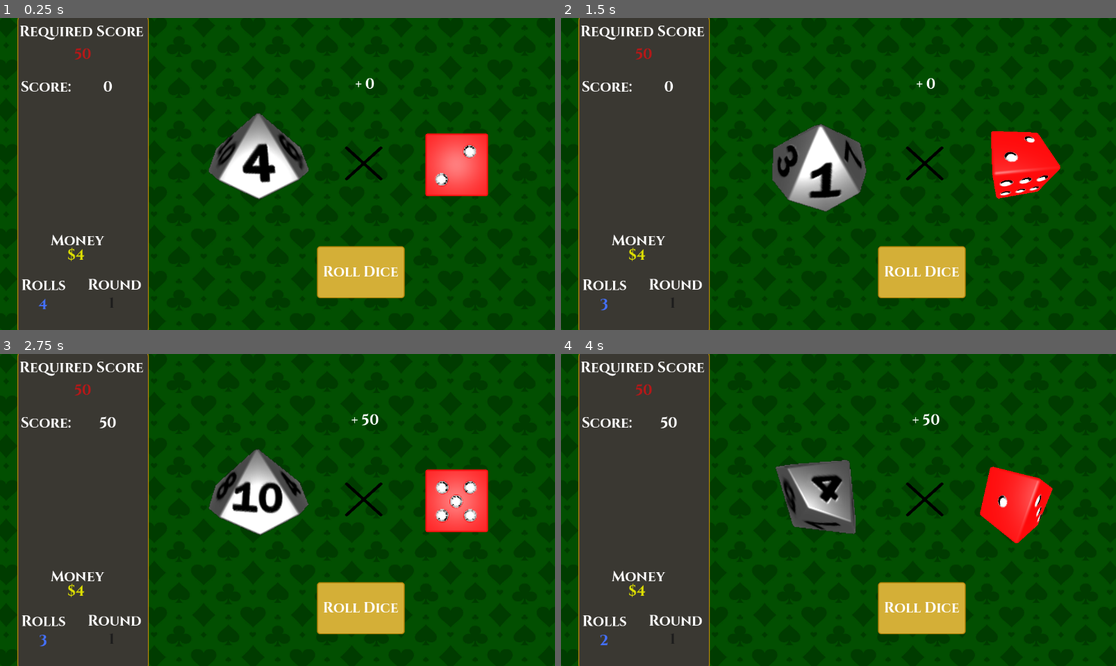
Above: before the commit, frames 1-4 (two rows, left to right).
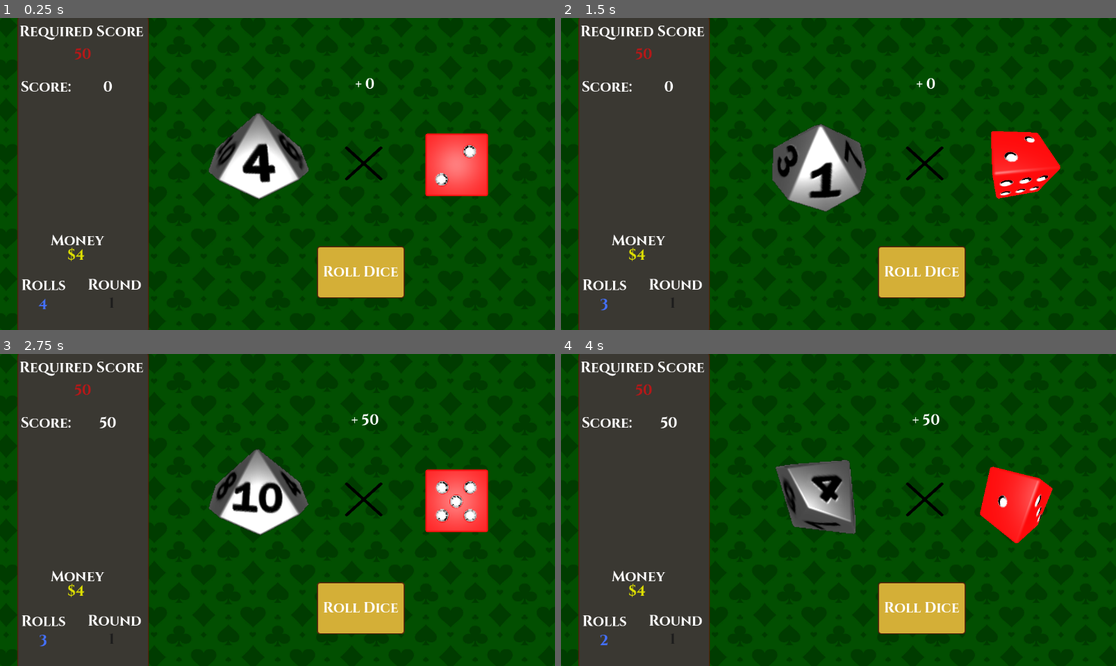
Above: after the commit, the same moments.

Repository: JacksonPearce21/Diceon
Game: Godot game, scene res://Scenes/main_game.tscn
Same seed, same stepped clock (60 frames per second), same inputs: the game is played once before the commit and once after it.
Inputs:
- Up to frame 1 (0.25 s): no input
- Up to frame 2 (1.5 s): click "Roll Dice" at 0.5 s
- Up to frame 3 (2.75 s): no input
- Up to frame 4 (4 s): click "Roll Dice" at 2.75 s

The runs differ from the first frame. In frame 1, 0.6% of the frame differs, in the area x 3-73%, y 0-100%; in frame 2, 0.6%; in frame 3, 0.6%; in frame 4, 0.6%.

Commit message:
EOR Popup layout

Diff:
--- a/Assets/Button_style_box.tres
+++ b/Assets/Button_style_box.tres
@@ -6,7 +6,7 @@
 border_width_top = 2
 border_width_right = 2
 border_width_bottom = 2
-border_color = Color(0.721569, 0.52549, 0.0431373, 1)
+border_color = Color(0.329412, 0.121569, 0.0470588, 1)
 corner_radius_top_left = 6
 corner_radius_top_right = 6
 corner_radius_bottom_right = 6
--- /dev/null
+++ b/Scenes/eor_popup.tscn
@@ -0,0 +1,128 @@
+[gd_scene load_steps=6 format=3 uid="uid://c5am5xdlwbbvv"]
+
+[ext_resource type="FontFile" uid="uid://wjtial1f50wv" path="res://Assets/Cinzel-Bold.ttf" id="1_2e1hu"]
+[ext_resource type="StyleBox" uid="uid://25f06d3wx5kb" path="res://Assets/Button_style_box.tres" id="2_dayh2"]
+[ext_resource type="StyleBox" uid="uid://cn5k1t1mloygf" path="res://Assets/Button_style_pressed.tres" id="3_fpj8r"]
+[ext_resource type="StyleBox" uid="uid://bpxwbwsgjuesr" path="res://Assets/Button_style_hoverd.tres" id="4_ewfj4"]
+
+[sub_resource type="StyleBoxFlat" id="StyleBoxFlat_qqavu"]
+content_margin_left = 8.0
+content_margin_top = 8.0
+content_margin_right = 8.0
+content_margin_bottom = 8.0
+bg_color = Color(0.229034, 0.218601, 0.198045, 1)
+border_width_left = 2
+border_width_top = 2
+border_width_right = 2
+border_width_bottom = 2
+border_color = Color(0.328983, 0.121017, 0.0474698, 1)
+corner_radius_top_left = 16
+corner_radius_top_right = 16
+corner_radius_bottom_right = 16
+corner_radius_bottom_left = 16
+
+[node name="EOR_popup" type="Node2D"]
+
+[node name="Pop-up" type="Panel" parent="."]
+offset_left = 193.0
+offset_top = 111.0
+offset_right = 912.0
+offset_bottom = 658.0
+theme_override_styles/panel = SubResource("StyleBoxFlat_qqavu")
+
+[node name="Win_text" type="Label" parent="Pop-up"]
+layout_mode = 2
+offset_left = 471.0
+offset_top = 179.0
+offset_right = 576.0
+offset_bottom = 221.0
+theme_override_colors/font_color = Color(1, 1, 1, 1)
+theme_override_fonts/font = ExtResource("1_2e1hu")
+theme_override_font_sizes/font_size = 30
+text = "Win:"
+horizontal_alignment = 1
+
+[node name="Win_money" type="Label" parent="Pop-up"]
+layout_mode = 2
+offset_left = 442.0
+offset_top = 225.0
+offset_right = 599.0
+offset_bottom = 267.0
+theme_override_colors/font_color = Color(0.87451, 0.882353, 0, 1)
+theme_override_fonts/font = ExtResource("1_2e1hu")
+theme_override_font_sizes/font_size = 30
+text = "$4"
+horizontal_alignment = 1
+
+[node name="Rolls_text" type="Label" parent="Pop-up"]
+layout_mode = 2
+offset_left = 39.0
+offset_top = 173.0
+offset_right = 322.0
+offset_bottom = 215.0
+theme_override_colors/font_color = Color(1, 1, 1, 1)
+theme_override_fonts/font = ExtResource("1_2e1hu")
+theme_override_font_sizes/font_size = 30
+text = "Rolls Left:"
+horizontal_alignment = 1
+
+[node name="Rolls_left" type="Label" parent="Pop-up"]
+layout_mode = 2
+offset_left = 161.0
+offset_top = 221.0
+offset_right = 196.0
+offset_bottom = 263.0
+theme_override_colors/font_color = Color(0.87451, 0.882353, 0, 1)
+theme_override_fonts/font = ExtResource("1_2e1hu")
+theme_override_font_sizes/font_size = 30
+text = "$2"
+horizontal_alignment = 1
+
+[node name="Interest_text" type="Label" parent="Pop-up"]
+layout_mode = 2
+offset_left = 230.0
+offset_top = 346.0
+offset_right = 488.0
+offset_bottom = 388.0
+theme_override_colors/font_color = Color(1, 1, 1, 1)
+theme_override_fonts/font = ExtResource("1_2e1hu")
+theme_override_font_sizes/font_size = 30
+text = "Interest:"
+horizontal_alignment = 1
+
+[node name="Interest" type="Label" parent="Pop-up"]
+layout_mode = 2
+offset_left = 228.0
+offset_top = 396.0
+offset_right = 486.0
+offset_bottom = 438.0
+theme_override_colors/font_color = Color(0.87451, 0.882353, 0, 1)
+theme_override_fonts/font = ExtResource("1_2e1hu")
+theme_override_font_sizes/font_size = 30
+text = "$1"
+horizontal_alignment = 1
+
+[node name="cash_out" type="Button" parent="Pop-up"]
+offset_left = 40.0
+offset_top = 21.0
+offset_right = 674.0
+offset_bottom = 129.0
+theme_override_colors/font_disabled_color = Color(1, 1, 1, 1)
+theme_override_colors/font_hover_pressed_color = Color(1, 1, 1, 1)
+theme_override_colors/font_hover_color = Color(1, 1, 1, 1)
+theme_override_colors/font_outline_color = Color(1, 1, 1, 1)
+theme_override_colors/font_color = Color(1, 1, 1, 1)
+theme_override_colors/font_focus_color = Color(1, 1, 1, 1)
+theme_override_colors/font_pressed_color = Color(1, 1, 1, 1)
+theme_override_fonts/font = ExtResource("1_2e1hu")
+theme_override_font_sizes/font_size = 30
+theme_override_styles/focus = ExtResource("2_dayh2")
+theme_override_styles/hover_pressed_mirrored = ExtResource("3_fpj8r")
+theme_override_styles/hover_pressed = ExtResource("3_fpj8r")
+theme_override_styles/hover_mirrored = ExtResource("4_ewfj4")
+theme_override_styles/hover = ExtResource("4_ewfj4")
+theme_override_styles/pressed_mirrored = ExtResource("3_fpj8r")
+theme_override_styles/pressed = ExtResource("3_fpj8r")
+theme_override_styles/normal_mirrored = ExtResource("2_dayh2")
+theme_override_styles/normal = ExtResource("2_dayh2")
+text = "Cash Out: $10"
--- a/Scenes/main_game.tscn
+++ b/Scenes/main_game.tscn
@@ -20,7 +20,7 @@
 border_width_top = 2
 border_width_right = 2
 border_width_bottom = 2
-border_color = Color(0.721569, 0.52549, 0.0431373, 1)
+border_color = Color(0.328983, 0.121017, 0.0474698, 1)
 corner_radius_top_left = 16
 corner_radius_top_right = 16
 corner_radius_bottom_right = 16
@@ -58,28 +58,16 @@
 offset_bottom = 649.0
 theme_override_styles/panel = SubResource("StyleBoxFlat_mgc0q")
 
-[node name="Score" type="Label" parent="Control/SideBar"]
-layout_mode = 2
-offset_left = 110.0
-offset_top = 134.0
-offset_right = 267.0
-offset_bottom = 176.0
-theme_override_colors/font_color = Color(1, 1, 1, 1)
-theme_override_fonts/font = ExtResource("4_18r40")
-theme_override_font_sizes/font_size = 30
-text = "1"
-horizontal_alignment = 1
-
-[node name="Rolls" type="Label" parent="Control/SideBar"]
-layout_mode = 2
-offset_left = 37.0
-offset_top = 586.0
-offset_right = 70.0
-offset_bottom = 628.0
-theme_override_colors/font_color = Color(0.266667, 0.443137, 1, 1)
-theme_override_fonts/font = ExtResource("4_18r40")
-theme_override_font_sizes/font_size = 30
-text = "5"
+[node name="Required_score_text" type="Label" parent="Control/SideBar"]
+layout_mode = 2
+offset_left = 4.0
+offset_top = 19.0
+offset_right = 262.0
+offset_bottom = 61.0
+theme_override_colors/font_color = Color(1, 1, 1, 1)
+theme_override_fonts/font = ExtResource("4_18r40")
+theme_override_font_sizes/font_size = 30
+text = "Required Score"
 horizontal_alignment = 1
 
 [node name="Required_score" type="Label" parent="Control/SideBar"]
@@ -94,35 +82,11 @@
 text = "50"
 horizontal_alignment = 1
 
-[node name="Round_num" type="Label" parent="Control/SideBar"]
-layout_mode = 2
-offset_left = 67.0
-offset_top = 583.0
-offset_right = 325.0
-offset_bottom = 625.0
-theme_override_colors/font_color = Color(0.109804, 0.109804, 0.109804, 1)
-theme_override_fonts/font = ExtResource("4_18r40")
-theme_override_font_sizes/font_size = 30
-text = "1"
-horizontal_alignment = 1
-
-[node name="Rolls_text" type="Label" parent="Control/SideBar"]
-layout_mode = 2
-offset_left = 8.0
-offset_top = 546.0
-offset_right = 101.0
-offset_bottom = 588.0
-theme_override_colors/font_color = Color(1, 1, 1, 1)
-theme_override_fonts/font = ExtResource("4_18r40")
-theme_override_font_sizes/font_size = 30
-text = "Rolls"
-horizontal_alignment = 1
-
 [node name="Score_text" type="Label" parent="Control/SideBar"]
 layout_mode = 2
 offset_left = 7.0
 offset_top = 134.0
-offset_right = 105.0
+offset_right = 112.0
 offset_bottom = 176.0
 theme_override_colors/font_color = Color(1, 1, 1, 1)
 theme_override_fonts/font = ExtResource("4_18r40")
@@ -130,29 +94,28 @@
 text = "Score:"
 horizontal_alignment = 1
 
-[node name="Required_score_text" type="Label" parent="Control/SideBar"]
-layout_mode = 2
-offset_left = 4.0
-offset_top = 19.0
-offset_right = 262.0
-offset_bottom = 61.0
-theme_override_colors/font_color = Color(1, 1, 1, 1)
-theme_override_fonts/font = ExtResource("4_18r40")
-theme_override_font_sizes/font_size = 30
-text = "Required Score"
-horizontal_alignment = 1
-
-[node name="Round_num_text" type="Label" parent="Control/SideBar"]
+[node name="Score" type="Label" parent="Control/SideBar"]
 layout_mode = 2
 offset_left = 110.0
-offset_top = 545.0
-offset_right = 294.0
-offset_bottom = 587.0
-theme_override_colors/font_color = Color(1, 1, 1, 1)
-theme_override_fonts/font = ExtResource("4_18r40")
-theme_override_font_sizes/font_size = 30
-text = "Round"
-horizontal_alignment = 1
+offset_top = 134.0
+offset_right = 267.0
+offset_bottom = 176.0
+theme_override_colors/font_color = Color(1, 1, 1, 1)
+theme_override_fonts/font = ExtResource("4_18r40")
+theme_override_font_sizes/font_size = 30
+text = "1"
+horizontal_alignment = 1
+
+[node name="Money_text" type="Label" parent="Control/SideBar"]
+layout_mode = 0
+offset_left = 69.0
+offset_top = 453.0
+offset_right = 180.0
+offset_bottom = 495.0
+theme_override_colors/font_color = Color(1, 1, 1, 1)
+theme_override_fonts/font = ExtResource("4_18r40")
+theme_override_font_sizes/font_size = 30
+text = "Money"
 
 [node name="Money" type="Label" parent="Control/SideBar"]
 layout_mode = 0
@@ -165,16 +128,53 @@
 theme_override_font_sizes/font_size = 30
 text = "$4"
 
-[node name="Money_text" type="Label" parent="Control/SideBar"]
-layout_mode = 0
-offset_left = 69.0
-offset_top = 453.0
-offset_right = 180.0
-offset_bottom = 495.0
-theme_override_colors/font_color = Color(1, 1, 1, 1)
-theme_override_fonts/font = ExtResource("4_18r40")
-theme_override_font_sizes/font_size = 30
-text = "Money"
+[node name="Rolls_text" type="Label" parent="Control/SideBar"]
+layout_mode = 2
+offset_left = 8.0
+offset_top = 546.0
+offset_right = 101.0
+offset_bottom = 588.0
+theme_override_colors/font_color = Color(1, 1, 1, 1)
+theme_override_fonts/font = ExtResource("4_18r40")
+theme_override_font_sizes/font_size = 30
+text = "Rolls"
+horizontal_alignment = 1
+
+[node name="Rolls" type="Label" parent="Control/SideBar"]
+layout_mode = 2
+offset_left = 37.0
+offset_top = 586.0
+offset_right = 70.0
+offset_bottom = 628.0
+theme_override_colors/font_color = Color(0.266667, 0.443137, 1, 1)
+theme_override_fonts/font = ExtResource("4_18r40")
+theme_override_font_sizes/font_size = 30
+text = "5"
+horizontal_alignment = 1
+
+[node name="Round_num_text" type="Label" parent="Control/SideBar"]
+layout_mode = 2
+offset_left = 110.0
+offset_top = 545.0
+offset_right = 294.0
+offset_bottom = 587.0
+theme_override_colors/font_color = Color(1, 1, 1, 1)
+theme_override_fonts/font = ExtResource("4_18r40")
+theme_override_font_sizes/font_size = 30
+text = "Round"
+horizontal_alignment = 1
+
+[node name="Round_num" type="Label" parent="Control/SideBar"]
+layout_mode = 2
+offset_left = 67.0
+offset_top = 583.0
+offset_right = 325.0
+offset_bottom = 625.0
+theme_override_colors/font_color = Color(0.109804, 0.109804, 0.109804, 1)
+theme_override_fonts/font = ExtResource("4_18r40")
+theme_override_font_sizes/font_size = 30
+text = "1"
+horizontal_alignment = 1
 
 [node name="CanvasLayer" type="CanvasLayer" parent="."]
 
--- a/Scripts/main_game.gd
+++ b/Scripts/main_game.gd
@@ -10,15 +10,19 @@
 var round_score = 0
 
 func _ready():
+	update_labels()
+	pass
+
+func update_labels():
 	round_num_label.text = str(GlobalManager.current_round)
 	rolls_label.text = str(GlobalManager.dice_rolls)
 	required_score_label.text = str(GlobalManager.score_needed)
 	score_label.text = str(round_score)
-	pass
+
 
 func roll_all_dice():
 	GlobalManager.decrease_roll()
-	rolls_label.text = str(GlobalManager.dice_rolls)
+	update_labels()
 	int_dice.roll()
 	mult_dice.roll()
 	await get_tree().create_timer(1.9).timeout
@@ -31,7 +35,7 @@
 	var total = base * mult
 	added_score_label.text = "+ %.0f" % total
 	round_score += total
-	score_label.text = str(round_score)
+	update_labels()
 	check_round_status()
 
 func check_round_status():
@@ -46,8 +50,6 @@
 	print("game_over")
 	get_tree().quit()
 
-
-
 func _on_button_pressed():
 	$"CanvasLayer/Roll Dice".disabled = true
 	roll_all_dice()
